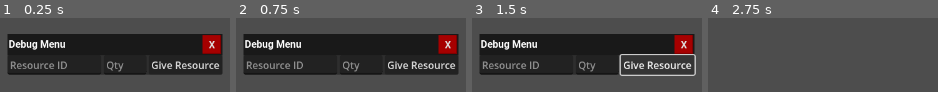
Above: before the commit, frames 1-4 (left to right).
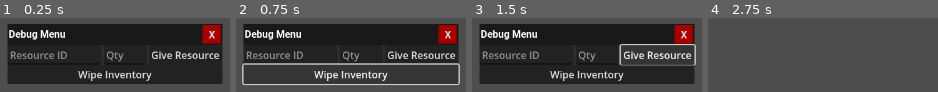
Above: after the commit, the same moments.

Repository: TrueSunGaming/industrial-revolution-proto-3
Game: Godot game, scene res://scenes/ui/gui/debug/DebugWindow.tscn
Same seed, same stepped clock (60 frames per second), same inputs: the game is played once before the commit and once after it. This scene is started directly instead of the project's main scene.
Inputs (mouse positions are in pixels of both pictures, inside the frame that each line leads up to):
- Up to frame 1 (0.25 s): no input
- Up to frame 2 (0.75 s): click (351, 74) at 0.5 s, where only the run after the commit has a clickable "Wipe Inventory"
- Up to frame 3 (1.5 s): click "Give Resource" at 1.25 s
- Up to frame 4 (2.75 s): click "X" at 2 s

The runs differ from the first frame. In frame 1, 35% of the frame differs, in the area x 3-97%, y 8-90%; in frame 2, 29%; in frame 3, 39%, in the area x 3-98%, y 8-90%; in frame 4, nothing differs.
Error before the commit: Invalid access to property or key 'inventory' on a base object of type 'Nil'. (res://scenes/ui/gui/debug/DebugWindow.gd:6)
Error after the commit: Invalid access to property or key 'inventory' on a base object of type 'Nil'. (res://scenes/ui/gui/debug/DebugWindow.gd:9)

Commit message:
feat: implement debug wipe inventory

Diff:
--- a/scenes/ui/gui/debug/DebugWindow.gd
+++ b/scenes/ui/gui/debug/DebugWindow.gd
@@ -4,3 +4,6 @@
 	var id: String = $PanelContainer/VBoxContainer/GiveResource/ResourceID.text
 	var qty := int($PanelContainer/VBoxContainer/GiveResource/Quantity.text)
 	refs.player.inventory.add(ResourceStack.new(id, qty, true))
+
+func _on_wipe_inventory_pressed() -> void:
+	refs.player.inventory.content = []
--- a/scenes/ui/gui/debug/DebugWindow.tscn
+++ b/scenes/ui/gui/debug/DebugWindow.tscn
@@ -27,4 +27,9 @@
 layout_mode = 2
 text = "Give Resource"
 
+[node name="WipeInventory" type="Button" parent="PanelContainer/VBoxContainer" index="2"]
+layout_mode = 2
+text = "Wipe Inventory"
+
 [connection signal="pressed" from="PanelContainer/VBoxContainer/GiveResource/GiveResourceButton" to="." method="_on_give_resource_pressed"]
+[connection signal="pressed" from="PanelContainer/VBoxContainer/WipeInventory" to="." method="_on_wipe_inventory_pressed"]
